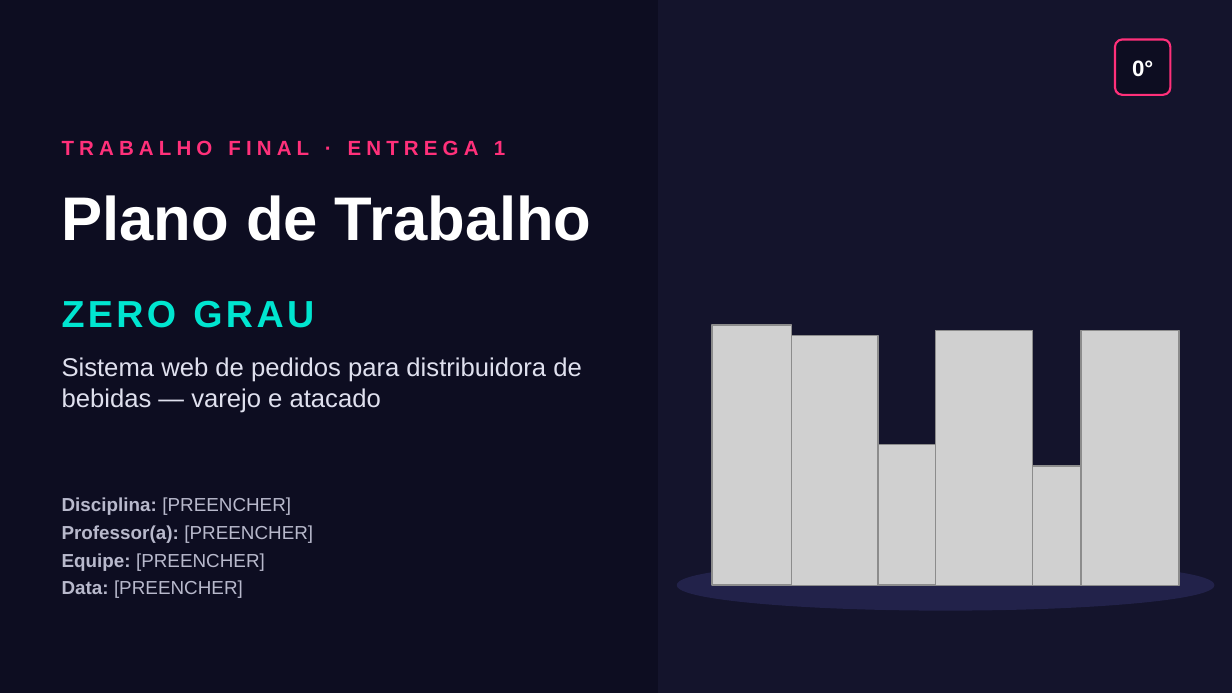
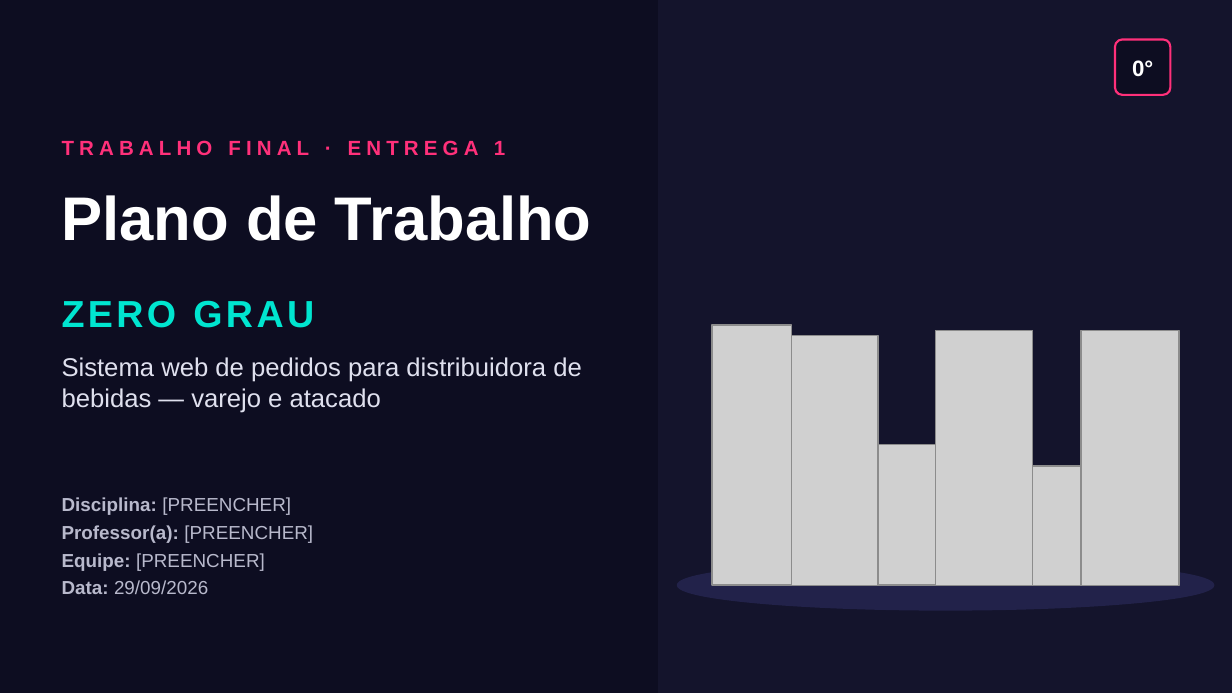
Before and after one commit to costamaiavitor/Site-Zero-Grau, a slide deck: slide 1 of docs/entrega-1/Entrega1_Apresentacao_ZeroGrau.pptx. Drawn at 1232x693 pixels with LibreOffice and Linux fonts; fonts in the diff are those of the drawing; grey boxes stand for pictures. Boxes give left, top, right and bottom in pixels: in the first picture for what was removed or moved away, otherwise in the second. Text is boxed around its words. In the diff, an @@ line names an element or a change of style, - is before the commit and + after.

```diff
--- a/docs/entrega-1/Entrega1_Apresentacao_ZeroGrau.pptx
+++ b/docs/entrega-1/Entrega1_Apresentacao_ZeroGrau.pptx
@@ text at (x1=62, y1=580, x2=208, y2=594): text changed @@
-Data: [PREENCHER]
+Data: 29/09/2026
```
Also in this commit, not shown: 1 other slide changed, 7 other files.
